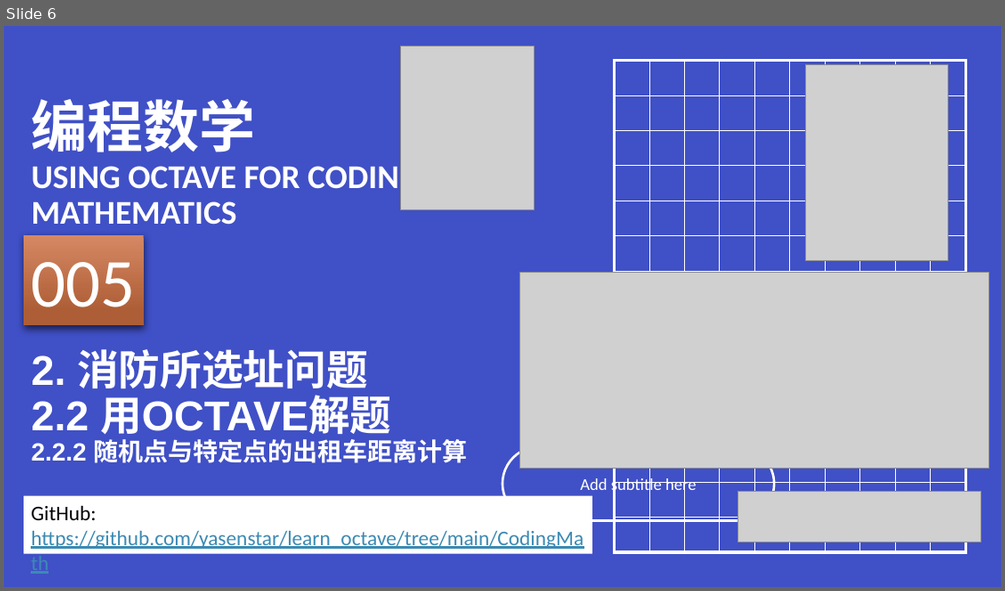
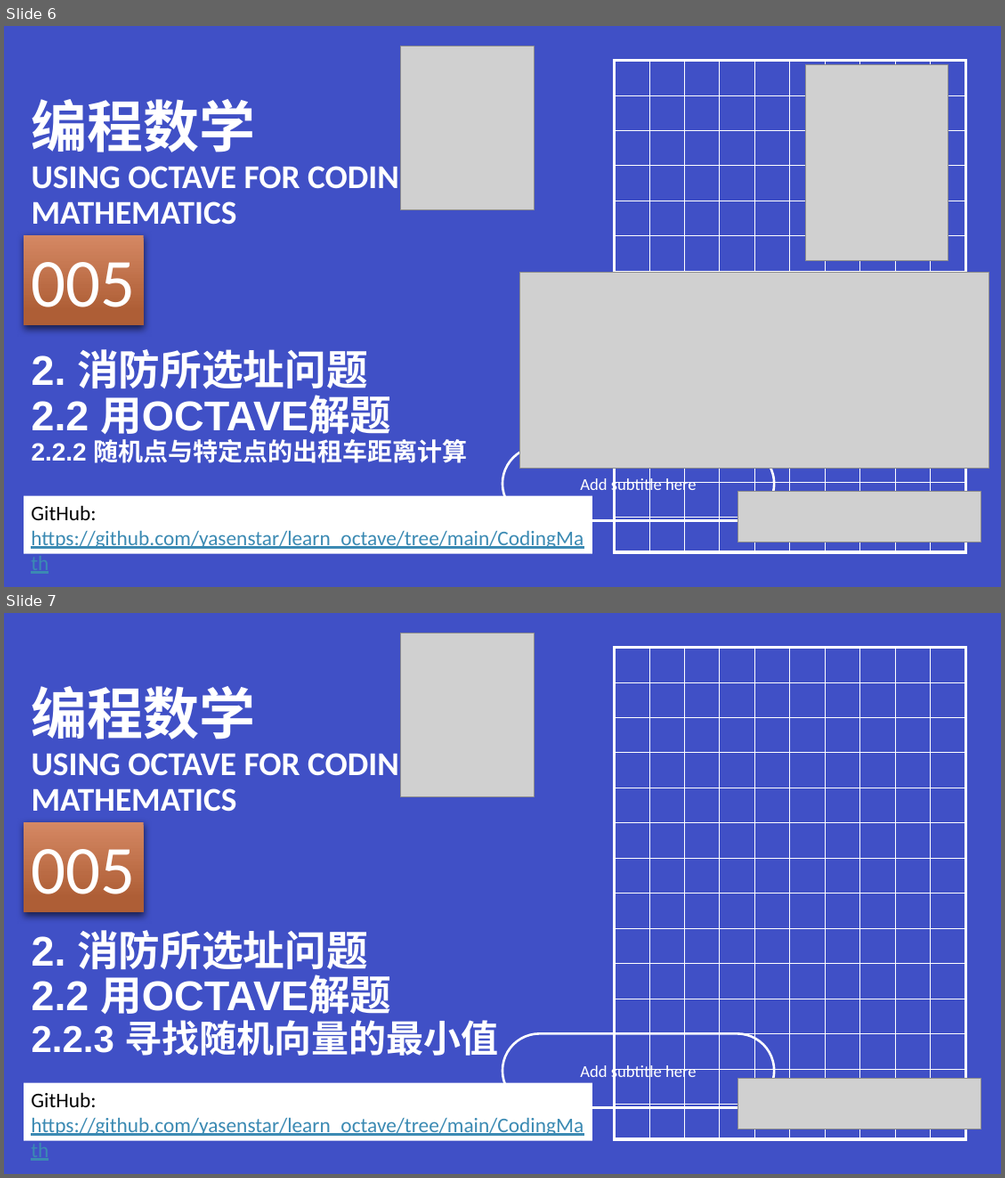
Before and after one commit to yasenstar/learn_octave, a slide deck: CodingMath/codingmath-covers.pptx. Shown one above the other, each under a label of ours: slide 6 before the commit, slides 6 and 7 after it. The pictures are 1005x591 and 1005x1178 pixels, drawn with LibreOffice and Linux fonts; fonts in the diff are those of the drawing; grey boxes stand for pictures. Boxes give left, top, right and bottom in pixels: in the first picture for what was removed or moved away, otherwise in the second. Text is boxed around its words. In the diff, an @@ line names an element or a change of style, - is before the commit and + after.

```diff
--- a/CodingMath/codingmath-covers.pptx
+++ b/CodingMath/codingmath-covers.pptx
@@ slide 7 added at [4, 613, 1001, 1174], background #4050C6; not listed: 1 template element that a slide beside it also shows @@
@@ picture added at [400, 633, 534, 797] @@
@@ title added at [32, 686, 421, 811], 32 pt, text #FFFFFF, bold @@
+编程数学
+USING OCTAVE FOR CODING MATHEMATICS
@@ rectangle added at [24, 821, 143, 912], fill gradient #D58863 to #AF5F35, 66 pt, text #FFFFFF @@
+005
@@ text added at [32, 930, 499, 1055], 40 pt, text #FFFFFF, bold @@
+2. 消防所选址问题
+2.2 用OCTAVE解题
+2.2.3 寻找随机向量的最小值
@@ rectangle added at [24, 1083, 591, 1140], fill #FFFFFF, 20 pt, text #3B8AB3, underline @@
+GitHub: https://github.com/yasenstar/learn_octave/tree/main/CodingMath
@@ picture added at [738, 1078, 981, 1129] @@
```
Also in this commit, not shown: 2 other files.
